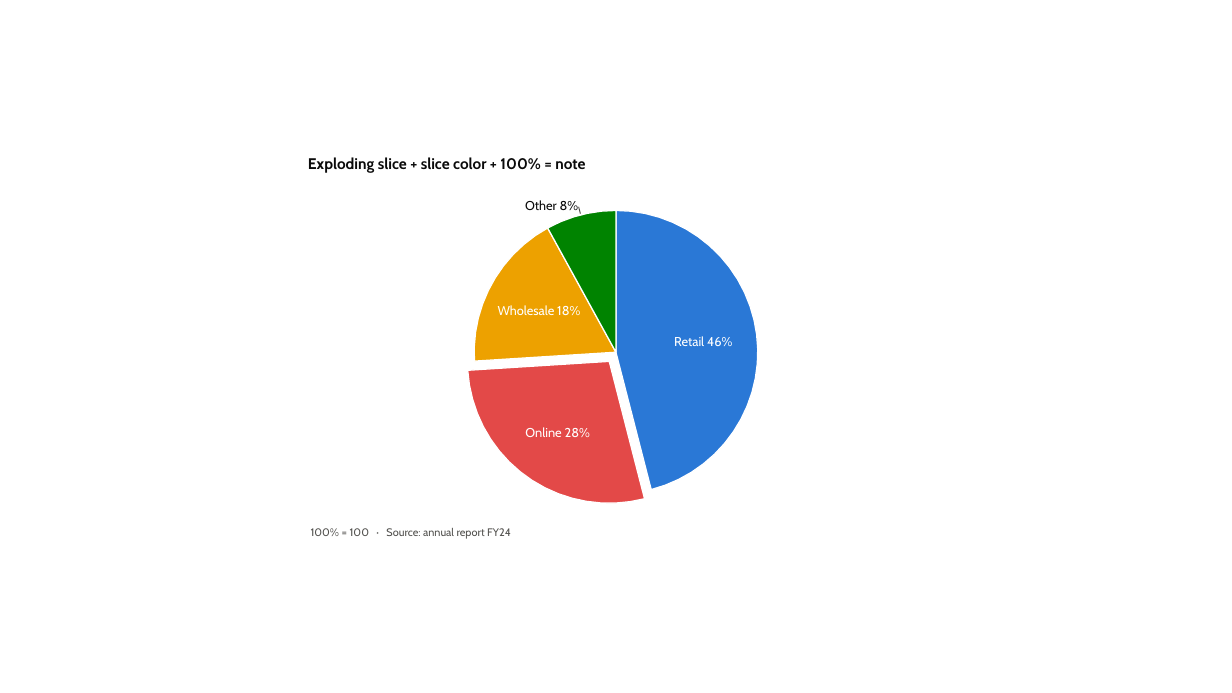
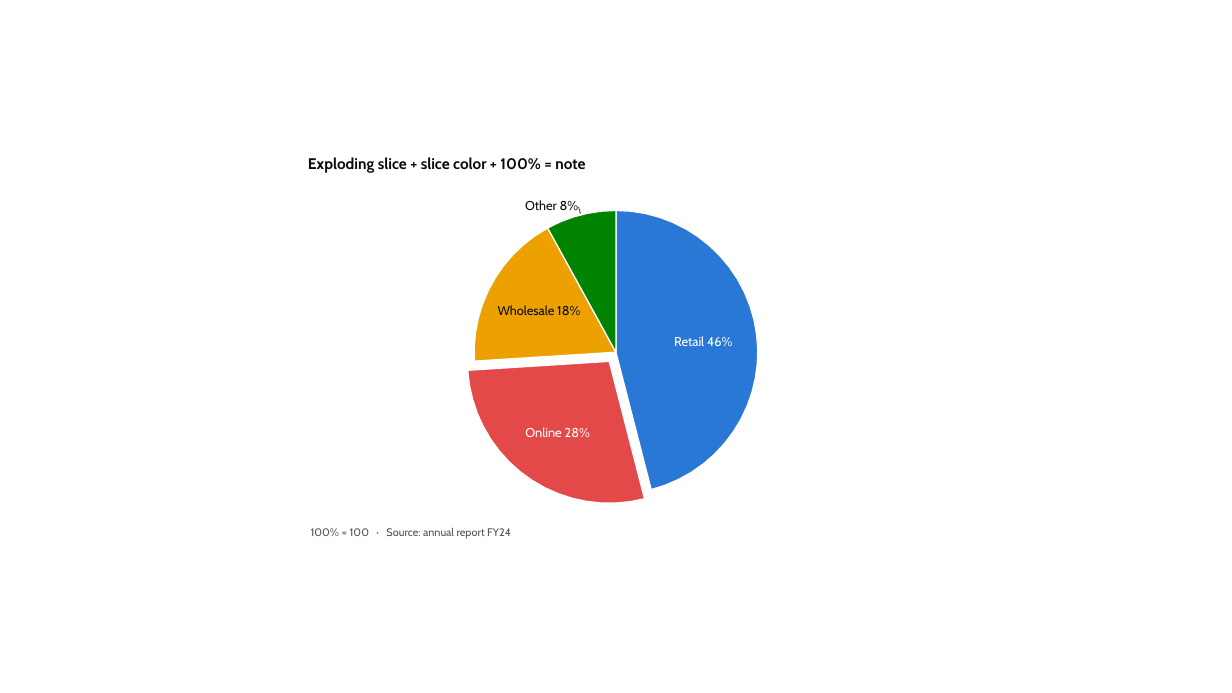
Before and after one commit to dannbleeker/PowerChart, a slide deck: slide 49 of examples/showcase.pptx. Drawn at 1232x693 pixels with LibreOffice and Linux fonts; fonts in the diff are those of the drawing. Boxes give left, top, right and bottom in pixels: in the first picture for what was removed or moved away, otherwise in the second. Text is boxed around its words. In the diff, an @@ line names an element or a change of style, - is before the commit and + after.

```diff
--- a/examples/showcase.pptx
+++ b/examples/showcase.pptx
@@ text "Wholesale 18%" at bbox=[498, 305, 580, 315]: text colour #FFFFFF to #0B0B0B @@
```
Also in this commit, not shown: 2 other slides changed, 5 other files.
